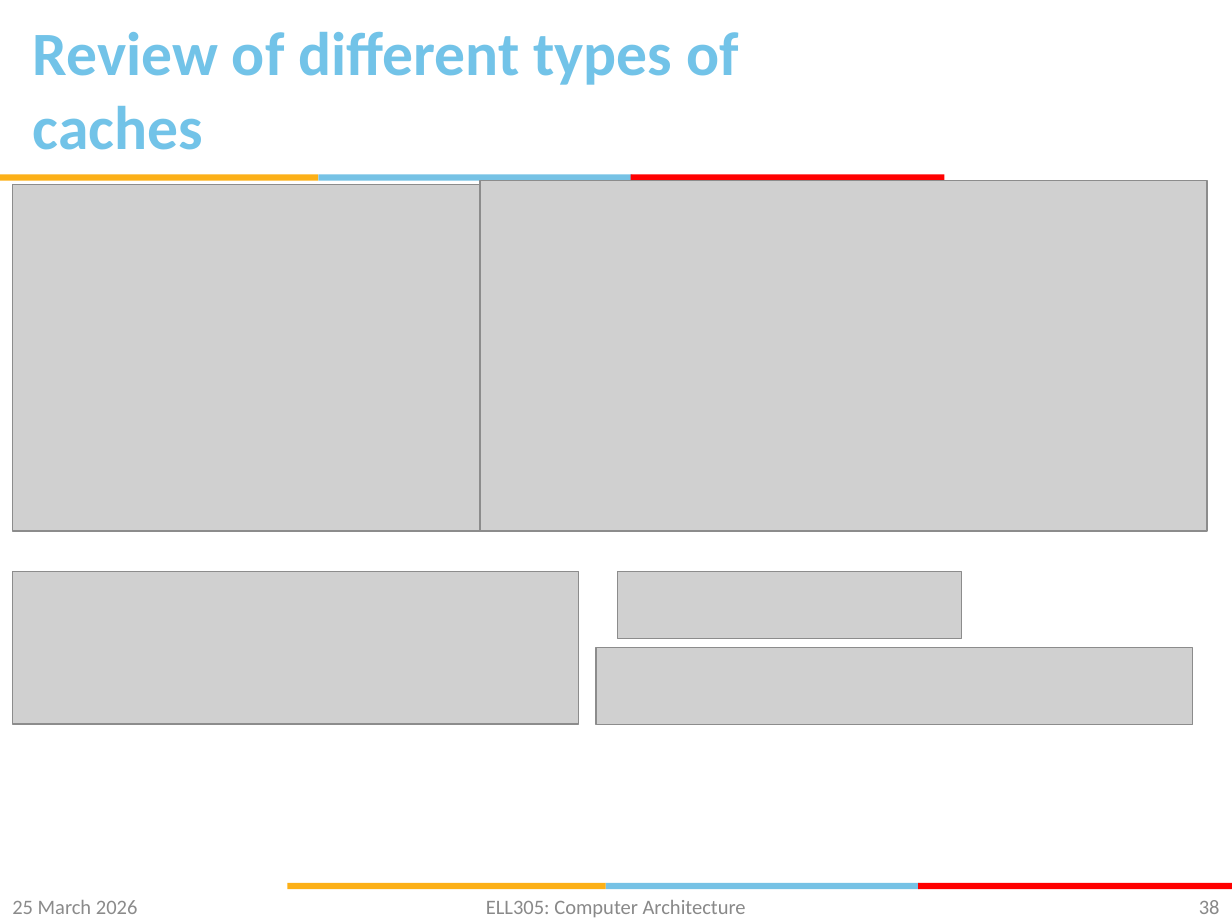
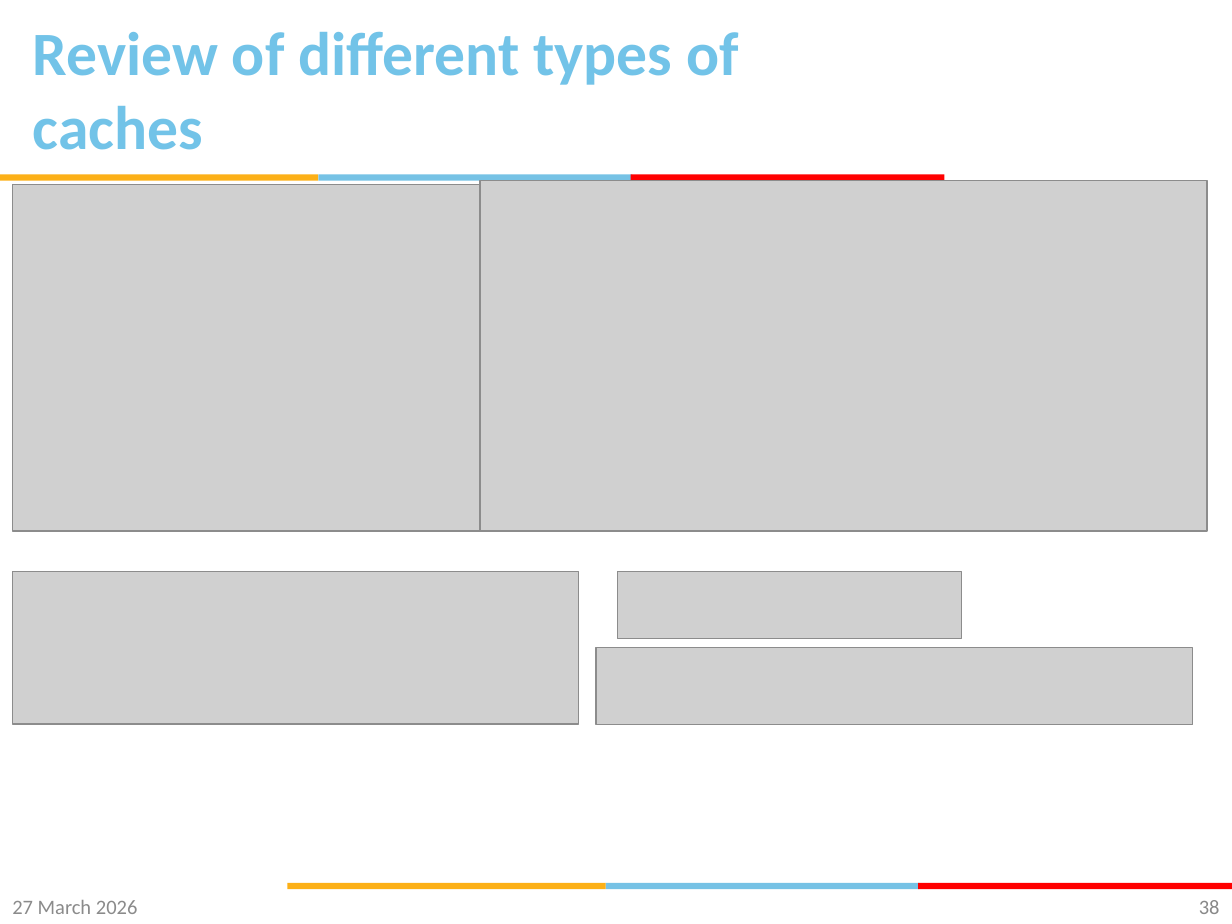
Before and after one commit to gsaurabhr-teaching/csf342-material, a slide deck: slide 38 of Lec-24-29-memory.pptx. Drawn at 1232x924 pixels with LibreOffice and Linux fonts; fonts in the diff are those of the drawing; grey boxes stand for pictures; background and template pictures are left out. Boxes give left, top, right and bottom in pixels: in the first picture for what was removed or moved away, otherwise in the second. Text is boxed around its words. In the diff, an @@ line names an element or a change of style, - is before the commit and + after.

Commit message:
set associative caches

```diff
--- a/Lec-24-29-memory.pptx
+++ b/Lec-24-29-memory.pptx
@@ text at bbox=[12, 900, 138, 914]: text changed @@
-25 March 2026
+27 March 2026
@@ text removed at bbox=[486, 900, 746, 917] @@
-ELL305: Computer Architecture
```
Also in this commit, not shown: 70 other slides changed.
